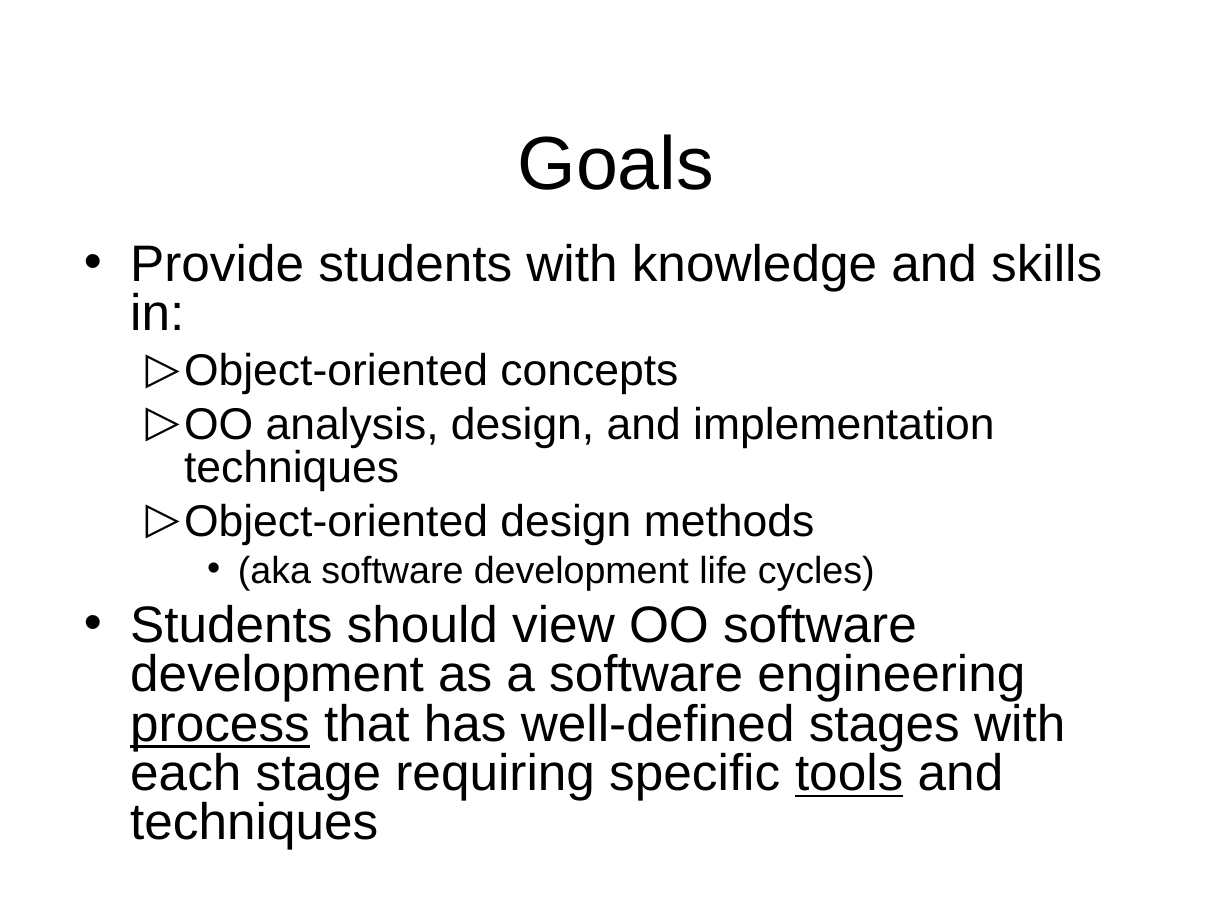
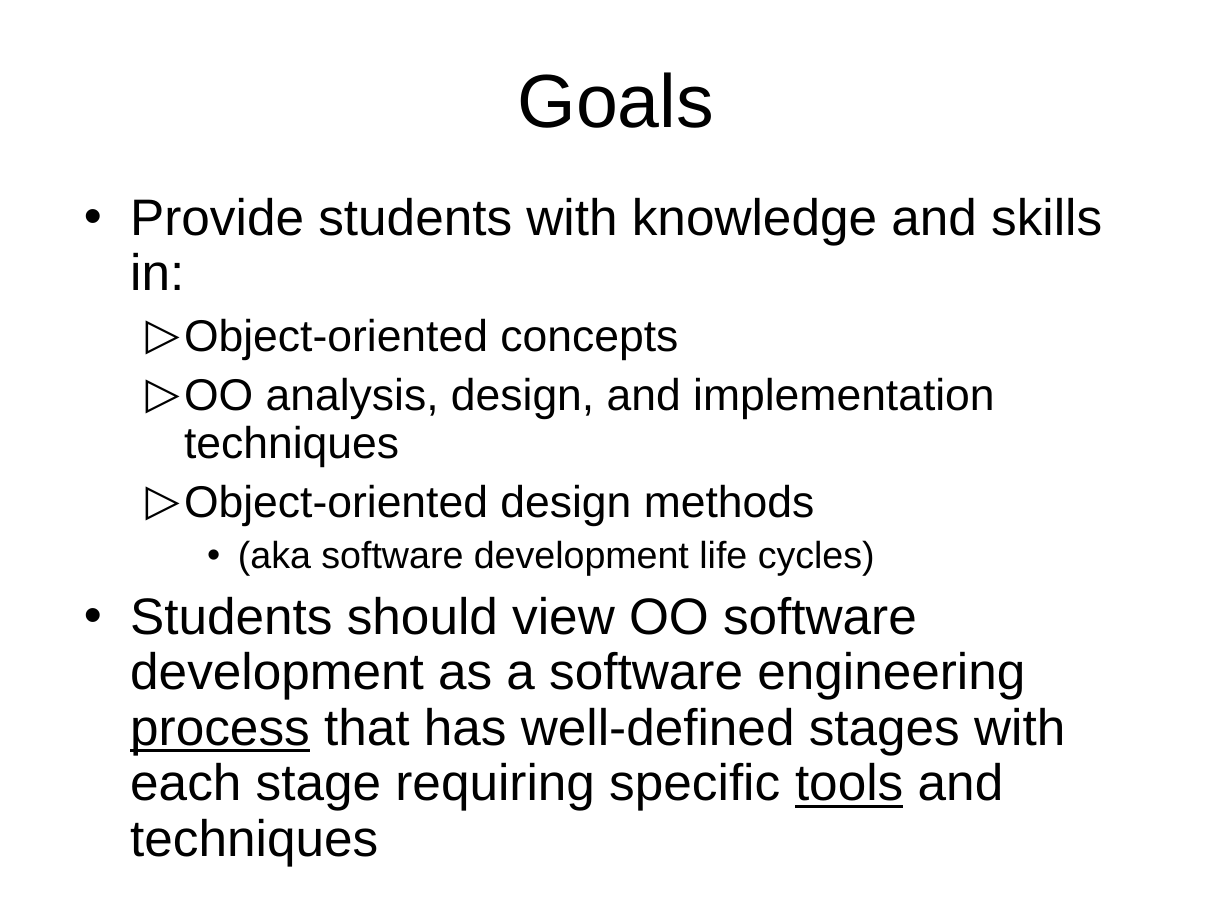
Before and after one commit to octaviordz/zjnu2017.github.io, a slide deck: slide 18 of OOAD/lectures/010--Introduction.ppt (slide 17 before the commit). Drawn at 1232x924 pixels with LibreOffice and Linux fonts; fonts in the diff are those of the drawing. Boxes give left, top, right and bottom in pixels: in the first picture for what was removed or moved away, otherwise in the second. Text is boxed around its words. In the diff, an @@ line names an element or a change of style, - is before the commit and + after.

```diff
--- a/OOAD/lectures/010--Introduction.ppt
+++ b/OOAD/lectures/010--Introduction.ppt
@@ title "Goals" moved from (x1=518, y1=134, x2=715, y2=190) to (x1=518, y1=72, x2=715, y2=128) @@
@@ text "Provide students with knowledge and ..." moved from (x1=130, y1=243, x2=1102, y2=849) to (x1=130, y1=197, x2=1102, y2=866) @@
@@ text "Provide students with knowledge and ..." at (x1=130, y1=197, x2=1102, y2=866): line spacing 0.8 to 0.9 @@
```
Also in this commit, not shown: 4 other slides changed, 1 slide added, 1 other file.
